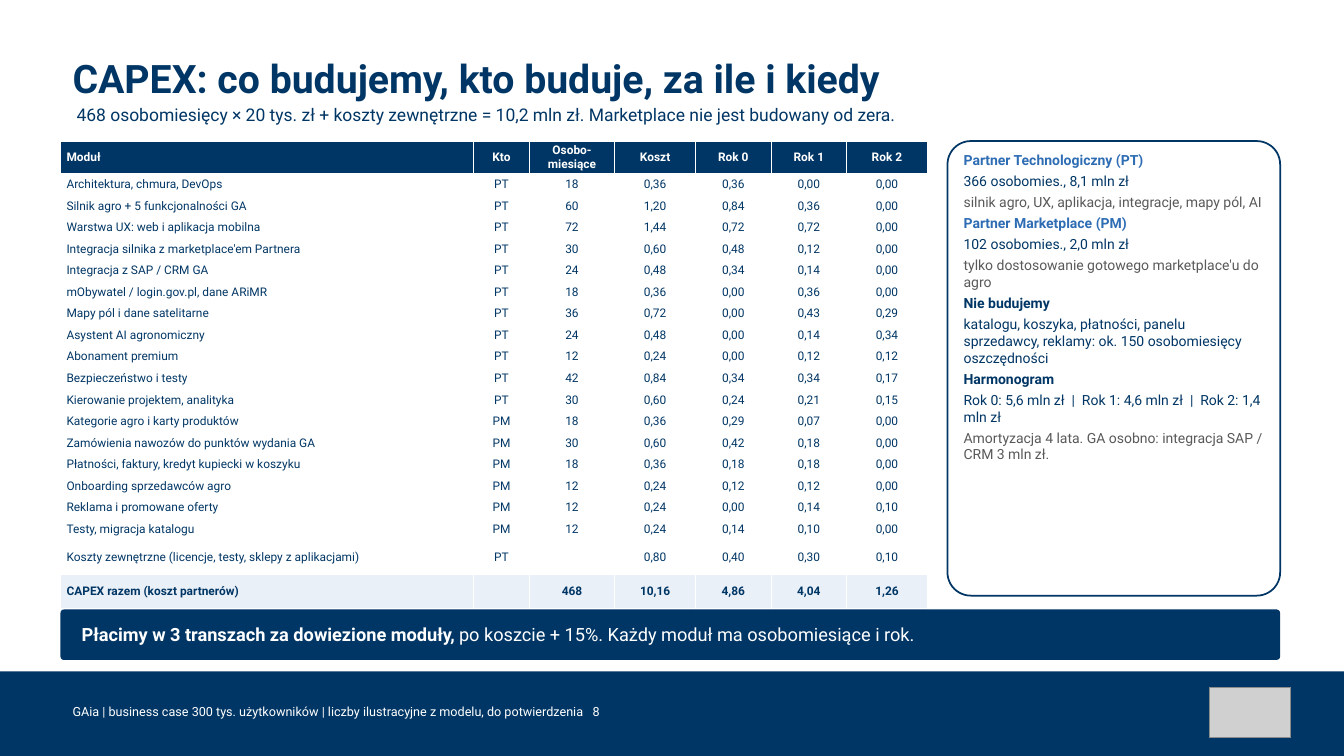
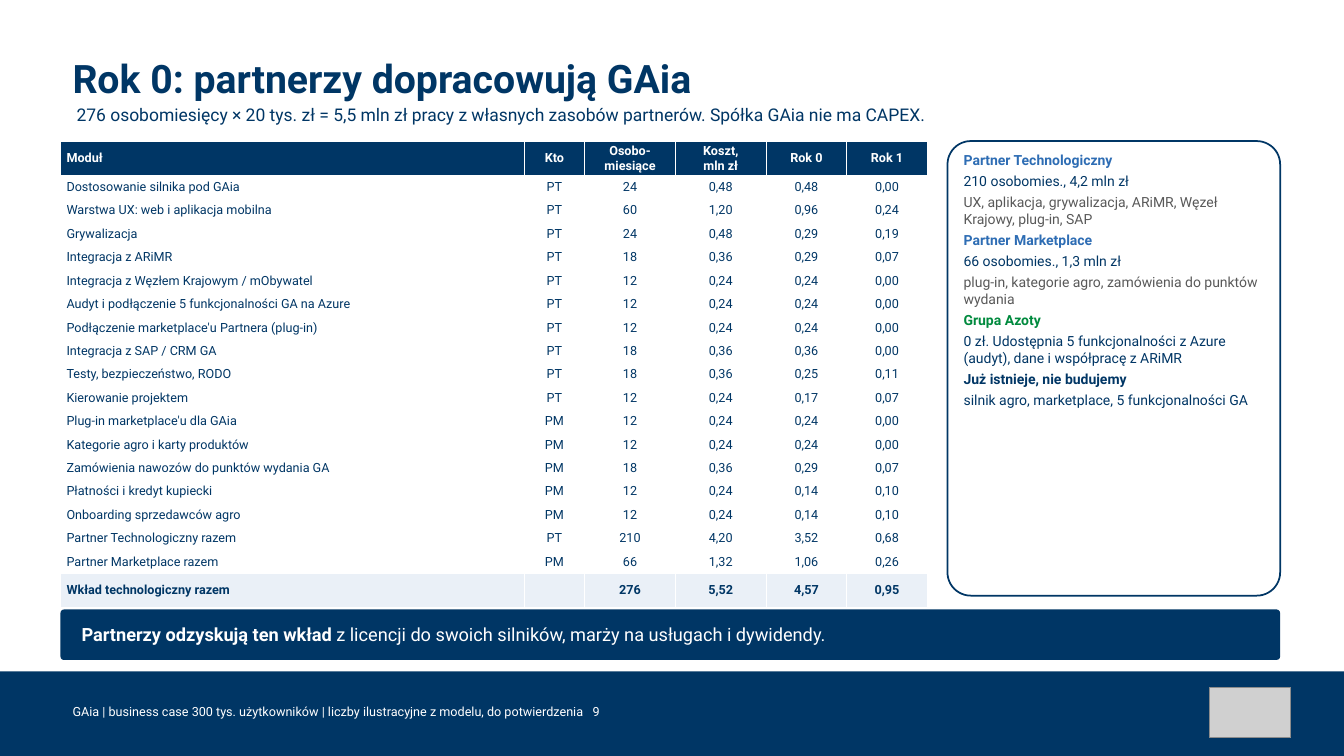
Before and after one commit to Angelika-pruchniak/gaia, a slide deck: slide 9 of GA_GAia_prezentacja_business_case.pptx (slide 8 before the commit). Drawn at 1344x756 pixels with LibreOffice and Linux fonts; fonts in the diff are those of the drawing; grey boxes stand for pictures. Boxes give left, top, right and bottom in pixels: in the first picture for what was removed or moved away, otherwise in the second. Text is boxed around its words. In the diff, an @@ line names an element or a change of style, - is before the commit and + after.

```diff
--- a/GA_GAia_prezentacja_business_case.pptx
+++ b/GA_GAia_prezentacja_business_case.pptx
@@ text at (73,63,691,102): text changed @@
-CAPEX: co budujemy, kto buduje, za ile i kiedy
+Rok 0: partnerzy dopracowują GAia
@@ text at (77,108,925,125): text changed @@
-468 osobomiesięcy × 20 tys. zł + koszty zewnętrzne = 10,2 mln zł. Marketplace nie jest budowany od zera.
+276 osobomiesięcy × 20 tys. zł = 5,5 mln zł pracy z własnych zasobów partnerów. Spółka GAia nie ma CAPEX.
@@ table at (60,141,928,601) @@
-Moduł | Kto | Osobo- / miesiące | Koszt | Rok 0 | Rok 1 | Rok 2
-Architektura, chmura, DevOps | PT | 18 | 0,36 | 0,36 | 0,00 | 0,00
-Silnik agro + 5 funkcjonalności GA | PT | 60 | 1,20 | 0,84 | 0,36 | 0,00
-Warstwa UX: web i aplikacja mobilna | PT | 72 | 1,44 | 0,72 | 0,72 | 0,00
-Integracja silnika z marketplace'em Partnera | PT | 30 | 0,60 | 0,48 | 0,12 | 0,00
-Integracja z SAP / CRM GA | PT | 24 | 0,48 | 0,34 | 0,14 | 0,00
-mObywatel / login.gov.pl, dane ARiMR | PT | 18 | 0,36 | 0,00 | 0,36 | 0,00
-Mapy pól i dane satelitarne | PT | 36 | 0,72 | 0,00 | 0,43 | 0,29
-Asystent AI agronomiczny | PT | 24 | 0,48 | 0,00 | 0,14 | 0,34
-Abonament premium | PT | 12 | 0,24 | 0,00 | 0,12 | 0,12
-Bezpieczeństwo i testy | PT | 42 | 0,84 | 0,34 | 0,34 | 0,17
-Kierowanie projektem, analityka | PT | 30 | 0,60 | 0,24 | 0,21 | 0,15
-Kategorie agro i karty produktów | PM | 18 | 0,36 | 0,29 | 0,07 | 0,00
-Zamówienia nawozów do punktów wydania GA | PM | 30 | 0,60 | 0,42 | 0,18 | 0,00
-Płatności, faktury, kredyt kupiecki w koszyku | PM | 18 | 0,36 | 0,18 | 0,18 | 0,00
-Onboarding sprzedawców agro | PM | 12 | 0,24 | 0,12 | 0,12 | 0,00
-Reklama i promowane oferty | PM | 12 | 0,24 | 0,00 | 0,14 | 0,10
-Testy, migracja katalogu | PM | 12 | 0,24 | 0,14 | 0,10 | 0,00
-Koszty zewnętrzne (licencje, testy, sklepy z aplikacjami) | PT |  | 0,80 | 0,40 | 0,30 | 0,10
-CAPEX razem (koszt partnerów) |  | 468 | 10,16 | 4,86 | 4,04 | 1,26
-Spółka GAia płaci (koszt + 15%) |  |  | 11,68 | 5,59 | 4,64 | 1,45
+Moduł | Kto | Osobo- / miesiące | Koszt, / mln zł | Rok 0 | Rok 1
+Dostosowanie silnika pod GAia | PT | 24 | 0,48 | 0,48 | 0,00
+Warstwa UX: web i aplikacja mobilna | PT | 60 | 1,20 | 0,96 | 0,24
+Grywalizacja | PT | 24 | 0,48 | 0,29 | 0,19
+Integracja z ARiMR | PT | 18 | 0,36 | 0,29 | 0,07
+Integracja z Węzłem Krajowym / mObywatel | PT | 12 | 0,24 | 0,24 | 0,00
+Audyt i podłączenie 5 funkcjonalności GA na Azure | PT | 12 | 0,24 | 0,24 | 0,00
+Podłączenie marketplace'u Partnera (plug-in) | PT | 12 | 0,24 | 0,24 | 0,00
+Integracja z SAP / CRM GA | PT | 18 | 0,36 | 0,36 | 0,00
+Testy, bezpieczeństwo, RODO | PT | 18 | 0,36 | 0,25 | 0,11
+Kierowanie projektem | PT | 12 | 0,24 | 0,17 | 0,07
+Plug-in marketplace'u dla GAia | PM | 12 | 0,24 | 0,24 | 0,00
+Kategorie agro i karty produktów | PM | 12 | 0,24 | 0,24 | 0,00
+Zamówienia nawozów do punktów wydania GA | PM | 18 | 0,36 | 0,29 | 0,07
+Płatności i kredyt kupiecki | PM | 12 | 0,24 | 0,14 | 0,10
+Onboarding sprzedawców agro | PM | 12 | 0,24 | 0,14 | 0,10
+Partner Technologiczny razem | PT | 210 | 4,20 | 3,52 | 0,68
+Partner Marketplace razem | PM | 66 | 1,32 | 1,06 | 0,26
+Wkład technologiczny razem |  | 276 | 5,52 | 4,57 | 0,95
@@ text at (964,154,1257,408): text changed @@
-Partner Technologiczny (PT)
-366 osobomies., 8,1 mln zł
-silnik agro, UX, aplikacja, integracje, mapy pól, AI
-Partner Marketplace (PM)
-102 osobomies., 2,0 mln zł
-tylko dostosowanie gotowego marketplace'u do agro
-Nie budujemy
-katalogu, koszyka, płatności, panelu sprzedawcy, reklamy: ok. 150 osobomiesięcy oszczędności
-Harmonogram
-Rok 0: 5,6 mln zł | Rok 1: 4,6 mln zł | Rok 2: 1,4 mln zł
-Amortyzacja 4 lata. GA osobno: integracja SAP / CRM 3 mln zł.
+Partner Technologiczny
+210 osobomies., 4,2 mln zł
+UX, aplikacja, grywalizacja, ARiMR, Węzeł Krajowy, plug-in, SAP
+Partner Marketplace
+66 osobomies., 1,3 mln zł
+plug-in, kategorie agro, zamówienia do punktów wydania
+Grupa Azoty
+0 zł. Udostępnia 5 funkcjonalności z Azure (audyt), dane i współpracę z ARiMR
+Już istnieje, nie budujemy
+silnik agro, marketplace, 5 funkcjonalności GA
@@ text at (82,627,826,645): text changed @@
-Płacimy w 3 transzach za dowiezione moduły, po koszcie + 15%. Każdy moduł ma osobomiesiące i rok.
+Partnerzy odzyskują ten wkład z licencji do swoich silników, marży na usługach i dywidendy.
```
Also in this commit, not shown: 16 other slides changed, 1 slide added, 9 other files.
